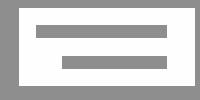
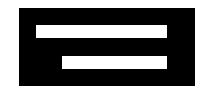
Before/after of a 200px x 100px layered artwork. What changed in the layer stack:
painted on "Obstacles" over [36, 25, 167, 69]
painted on "Background" over [0, 0, 200, 100]
